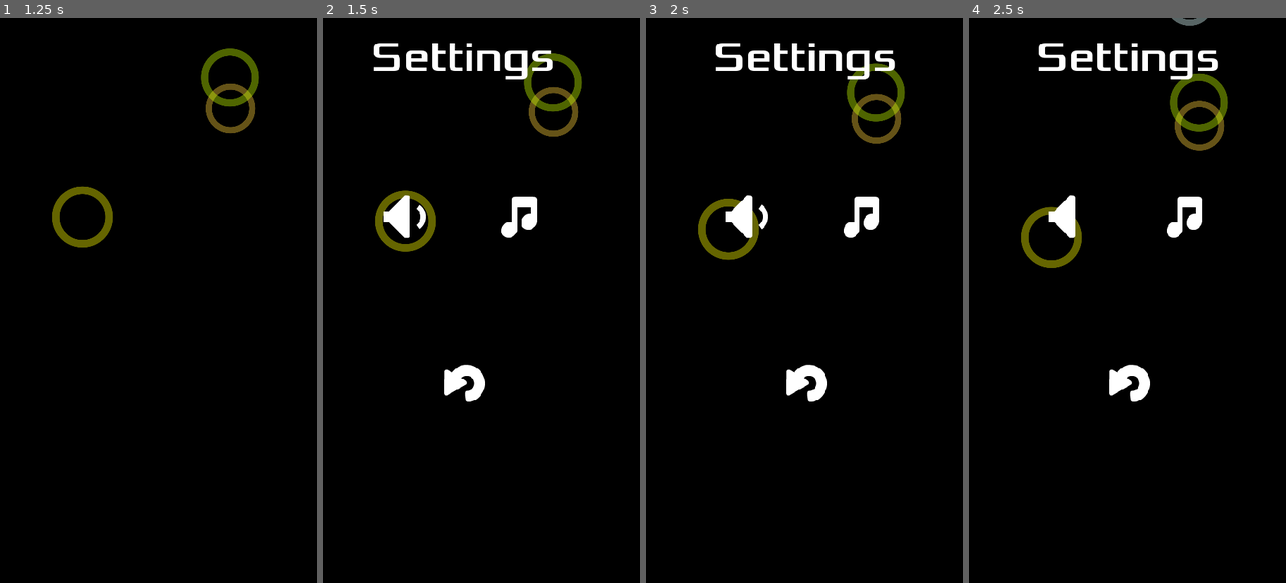
Above: before the commit, frames 1-4 (left to right).
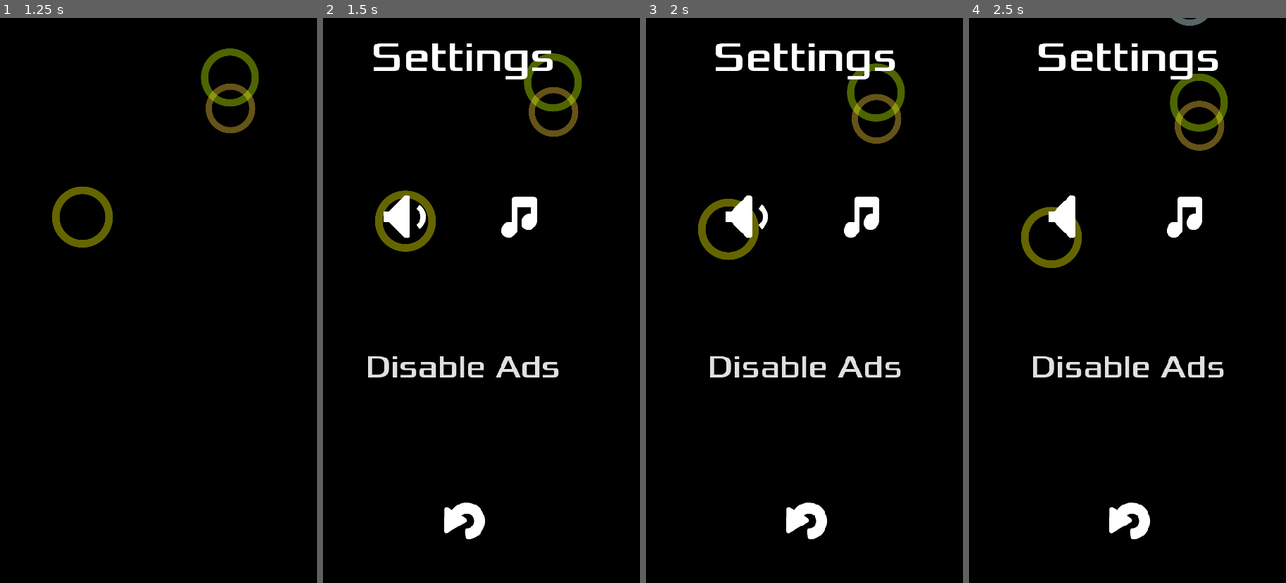
Above: after the commit, the same moments.

Repository: kidscancode/circle_jump
Game: Godot game, scene res://Main.tscn
Two runs of this game, one before a commit and one after it. Both use one fixed random seed, a clock stepped at 60 frames per second and the inputs below.
Inputs (mouse positions are in pixels of both pictures, inside the frame that each line leads up to):
- Up to frame 1 (1.25 s): click (215, 215) at 0.5 s
- Up to frame 2 (1.5 s): move the mouse to (551, 272) at 1.27 s; hold Right (ui_right) from 1.28 s (still down); click (551, 272) at 1.42 s
- Up to frame 3 (2 s): keep holding Right (ui_right)
- Up to frame 4 (2.5 s): release Right (ui_right) at 2 s; click (1070, 215) at 2 s

Frame 1 is identical in both runs. In frame 2, 1.9% of the frame differs, in the area x 14-75%, y 59-93%; in frame 3, 1.9%; in frame 4, 1.9%.

Commit message:
part 11 - ads

Diff:
--- a/Main.gd
+++ b/Main.gd
@@ -14,6 +14,7 @@
 	$HUD.hide()
 
 func new_game():
+	settings.hide_ad_banner()
 	self.score = 0
 	level = 1
 	$HUD.update_score(score)
@@ -60,6 +61,7 @@
 	$HUD.hide()
 	if settings.enable_music:
 		$Music.stop()
+	settings.show_ad_interstitial()
 
 func load_score():
 	var f = File.new()
--- a/UI/BaseScreen.tscn
+++ b/UI/BaseScreen.tscn
@@ -37,11 +37,18 @@
 custom_constants/separation = 75
 alignment = 1
 
-[node name="Buttons2" type="HBoxContainer" parent="MarginContainer/VBoxContainer"]
+[node name="Buttons3" type="HBoxContainer" parent="MarginContainer/VBoxContainer"]
 margin_top = 378.0
 margin_right = 440.0
 margin_bottom = 378.0
 custom_constants/separation = 75
 alignment = 1
 
+[node name="Buttons2" type="HBoxContainer" parent="MarginContainer/VBoxContainer"]
+margin_top = 528.0
+margin_right = 440.0
+margin_bottom = 528.0
+custom_constants/separation = 75
+alignment = 1
+
 [node name="Tween" type="Tween" parent="."]
--- a/UI/Screens.gd
+++ b/UI/Screens.gd
@@ -22,6 +22,12 @@
 	if settings.enable_sound:
 		$Click.play()
 	match button.name:
+		"Ads":
+			settings.enable_ads = !settings.enable_ads
+			if settings.enable_ads:
+				button.text = "Disable Ads"
+			else:
+				button.text = "Enable Ads"
 		"Home":
 			change_screen($TitleScreen)
 		"Play":
--- a/UI/SettingsScreen.tscn
+++ b/UI/SettingsScreen.tscn
@@ -1,11 +1,26 @@
-[gd_scene load_steps=5 format=2]
+[gd_scene load_steps=12 format=2]
 
 [ext_resource path="res://UI/BaseScreen.tscn" type="PackedScene" id=1]
 [ext_resource path="res://assets/images/buttons/audioOn.png" type="Texture" id=2]
 [ext_resource path="res://assets/images/buttons/musicOn.png" type="Texture" id=3]
-[ext_resource path="res://assets/images/buttons/return.png" type="Texture" id=4]
+[ext_resource path="res://assets/fonts/Xolonium-Regular.ttf" type="DynamicFontData" id=4]
+[ext_resource path="res://assets/images/buttons/return.png" type="Texture" id=5]
 
-[node name="SettingsScreen" instance=ExtResource( 1 )]
+[sub_resource type="StyleBoxEmpty" id=1]
+
+[sub_resource type="StyleBoxEmpty" id=2]
+
+[sub_resource type="StyleBoxEmpty" id=3]
+
+[sub_resource type="StyleBoxEmpty" id=4]
+
+[sub_resource type="StyleBoxEmpty" id=5]
+
+[sub_resource type="DynamicFont" id=6]
+size = 48
+font_data = ExtResource( 4 )
+
+[node name="SettingsScreen" index="0" instance=ExtResource( 1 )]
 
 [node name="Label" parent="MarginContainer/VBoxContainer" index="0"]
 text = "Settings"
@@ -29,9 +44,27 @@
 margin_bottom = 100.0
 texture_normal = ExtResource( 3 )
 
-[node name="Buttons2" parent="MarginContainer/VBoxContainer" index="2"]
+[node name="Buttons3" parent="MarginContainer/VBoxContainer" index="2"]
 margin_top = 478.0
-margin_bottom = 578.0
+margin_bottom = 536.0
+
+[node name="Ads" type="Button" parent="MarginContainer/VBoxContainer/Buttons3" index="0" groups=[
+"buttons",
+]]
+margin_left = 72.0
+margin_right = 368.0
+margin_bottom = 58.0
+custom_styles/hover = SubResource( 1 )
+custom_styles/pressed = SubResource( 2 )
+custom_styles/focus = SubResource( 3 )
+custom_styles/disabled = SubResource( 4 )
+custom_styles/normal = SubResource( 5 )
+custom_fonts/font = SubResource( 6 )
+text = "Disable Ads"
+
+[node name="Buttons2" parent="MarginContainer/VBoxContainer" index="3"]
+margin_top = 686.0
+margin_bottom = 786.0
 
 [node name="Home" type="TextureButton" parent="MarginContainer/VBoxContainer/Buttons2" index="0" groups=[
 "buttons",
--- a/objects/Circle.gd
+++ b/objects/Circle.gd
@@ -81,7 +81,7 @@
 
 func _draw():
 	if jumper:
-		var r = ((radius - 50) / num_orbits) * (1 + num_orbits - current_orbits)
+		var r = ((radius * 0.5) / num_orbits) * (1 + num_orbits - current_orbits)
 		draw_circle_arc_poly(Vector2.ZERO, r, orbit_start + PI/2,
 							$Pivot.rotation + PI/2, settings.theme["circle_fill"])
 
--- a/project.godot
+++ b/project.godot
@@ -12,6 +12,10 @@
 _global_script_class_icons={
 
 }
+
+[android]
+
+modules="org/godotengine/godot/GodotAdMob"
 
 [application]
 
--- a/settings.gd
+++ b/settings.gd
@@ -44,3 +44,40 @@
 		if num < weights[i]:
 			return i
 		num -= weights[i]
+
+var admob = null
+var real_ads = false
+var banner_top = false
+var ad_banner_id = ""
+var ad_interstitial_id = ""
+var enable_ads = true setget set_enable_ads
+
+func _ready():
+	if Engine.has_singleton("AdMob"):
+		admob = Engine.get_singleton("AdMob")
+		admob.init(real_ads, get_instance_id())
+		admob.loadBanner(ad_banner_id, banner_top)
+		admob.loadInterstitial(ad_interstitial_id)
+
+func show_ad_banner():
+	if admob and enable_ads:
+		admob.showBanner()
+
+func hide_ad_banner():
+	if admob:
+		admob.hideBanner()
+
+func show_ad_interstitial():
+	if admob and enable_ads:
+		admob.showInterstitial()
+
+func _on_interstitial_close():
+	if admob and enable_ads:
+		show_ad_banner()
+
+func set_enable_ads(value):
+	enable_ads = value
+	if enable_ads:
+		show_ad_banner()
+	if !enable_ads:
+		hide_ad_banner()
Not shown: 1 places in UI/SettingsScreen.tscn that only renumber resources
Not shown, changed: export_presets.cfg
